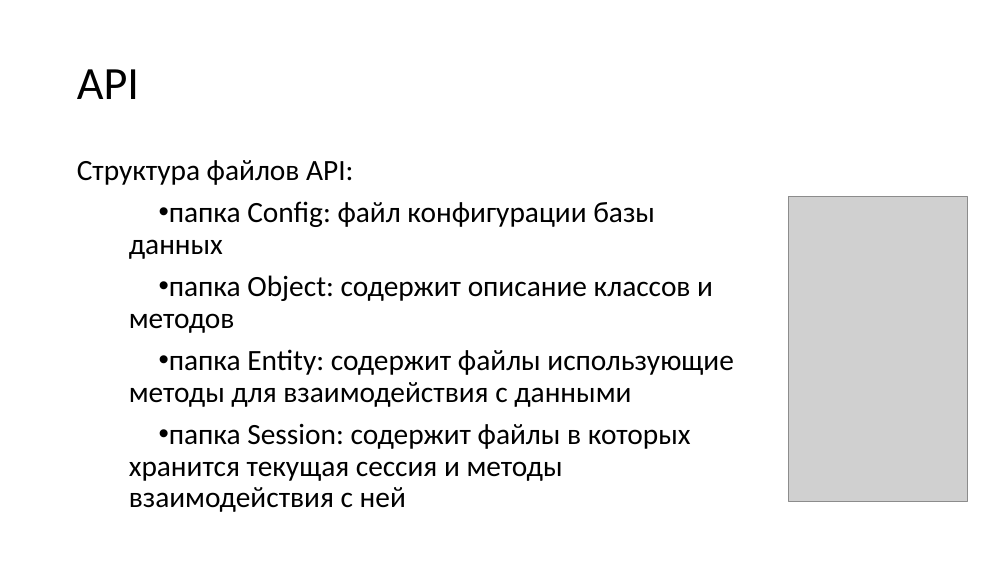
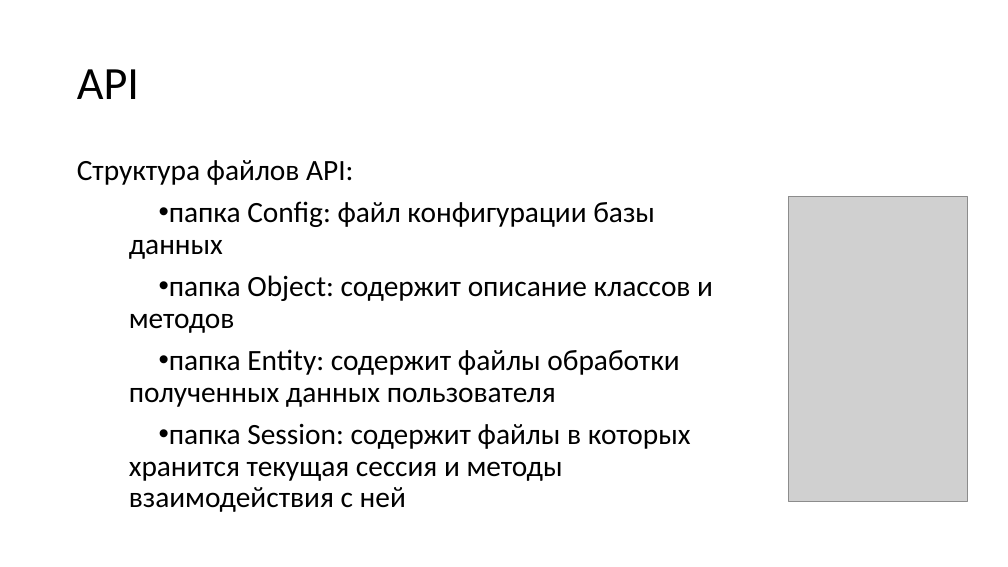
Before and after one commit to H3LLG0/Cursovoi, a slide deck: slide 10 of DOCS/презентация к карсовому проекту.pptx (slide 9 before the commit). Drawn at 1008x567 pixels with LibreOffice and Linux fonts; fonts in the diff are those of the drawing; grey boxes stand for pictures. Boxes give left, top, right and bottom in pixels: in the first picture for what was removed or moved away, otherwise in the second. Text is boxed around its words. In the diff, an @@ line names an element or a change of style, - is before the commit and + after.

```diff
--- a/DOCS/презентация к карсовому проекту.pptx
+++ b/DOCS/презентация к карсовому проекту.pptx
@@ text at box(129, 349, 679, 407): text changed @@
-• папка Entity: содержит файлы использующие методы для взаимодействия с данными
+• папка Entity: содержит файлы обработки полученных данных пользователя
```
Also in this commit, not shown: 3 other slides changed, 1 slide added, 2 slides removed.
